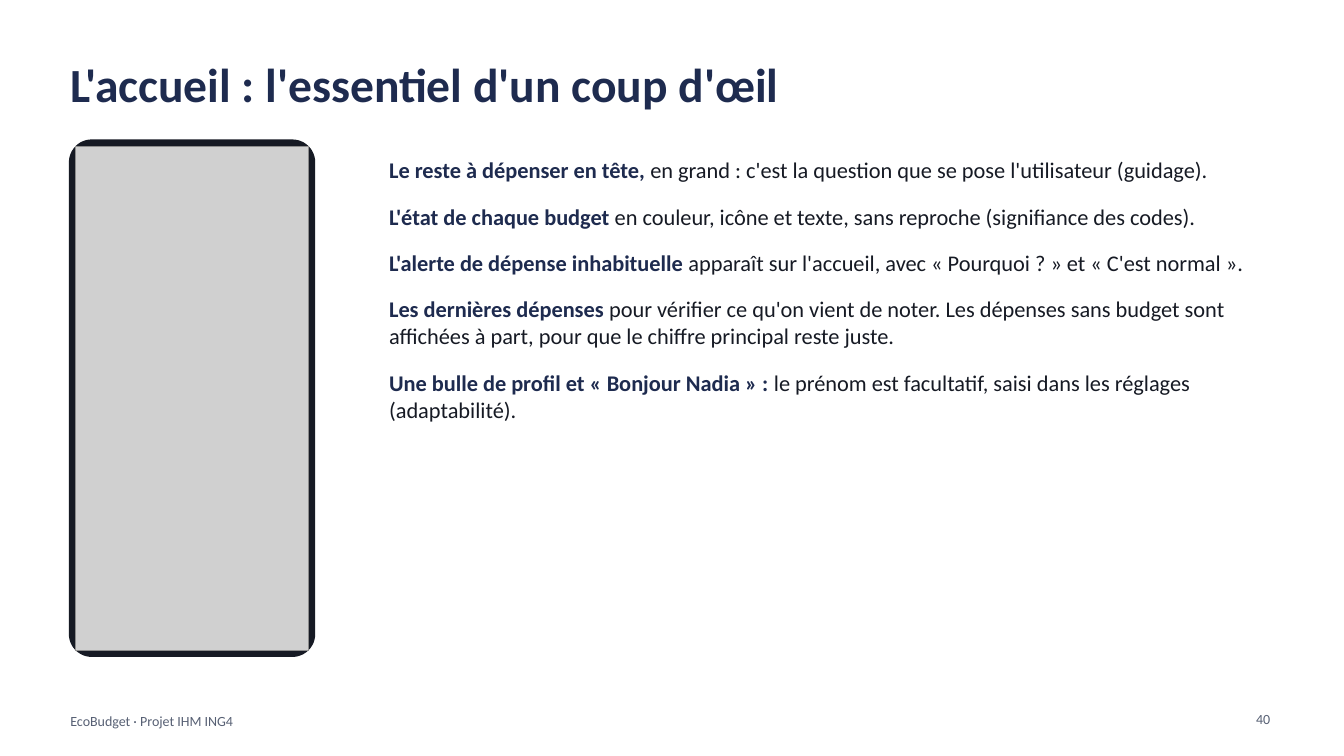
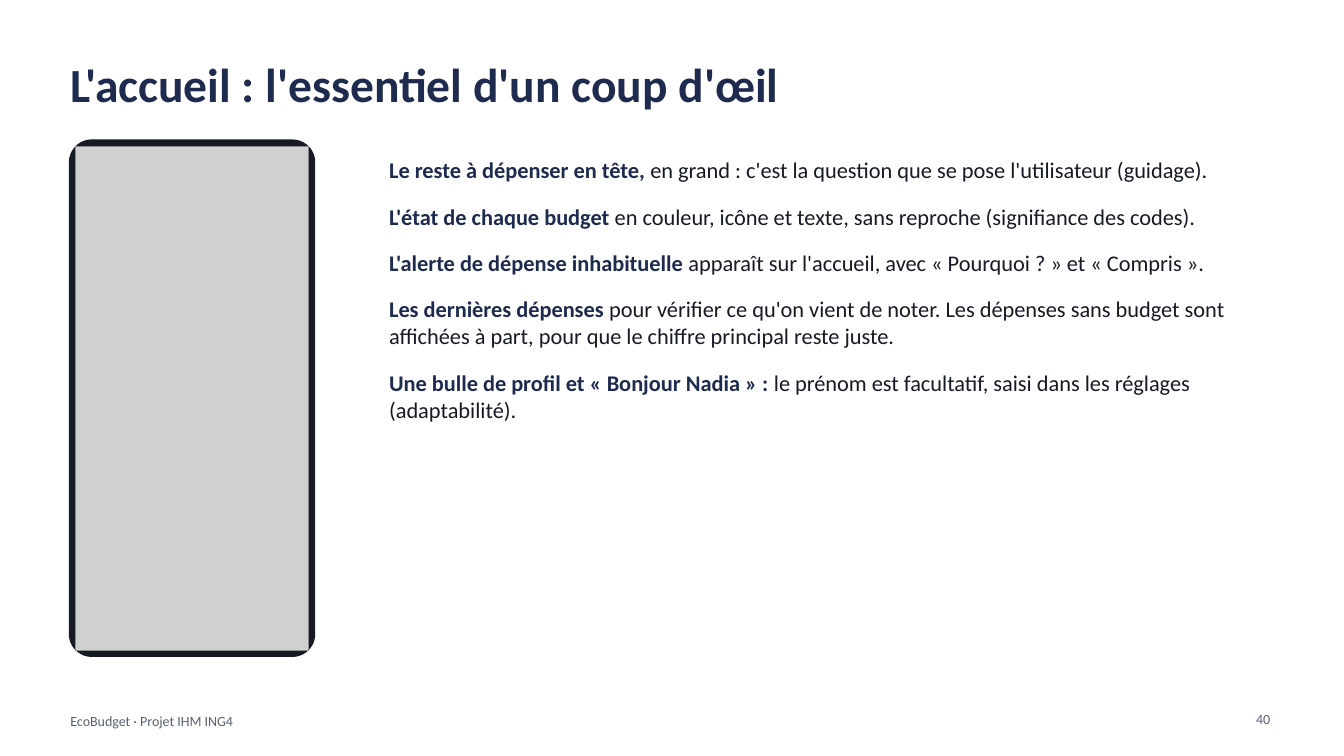
Before and after one commit to kaderouadahi/EcoBudget, a slide deck: slide 40 of livrables/EcoBudget.pptx. Drawn at 1344x756 pixels with LibreOffice and Linux fonts; fonts in the diff are those of the drawing; grey boxes stand for pictures. Boxes give left, top, right and bottom in pixels: in the first picture for what was removed or moved away, otherwise in the second. Text is boxed around its words. In the diff, an @@ line names an element or a change of style, - is before the commit and + after.

```diff
--- a/livrables/EcoBudget.pptx
+++ b/livrables/EcoBudget.pptx
@@ text at box(389, 255, 1182, 275): text changed @@
-L'alerte de dépense inhabituelle apparaît sur l'accueil, avec « Pourquoi ? » et « C'est normal ».
+L'alerte de dépense inhabituelle apparaît sur l'accueil, avec « Pourquoi ? » et « Compris ».
```
Also in this commit, not shown: 9 other slides changed, 7 slides added.
